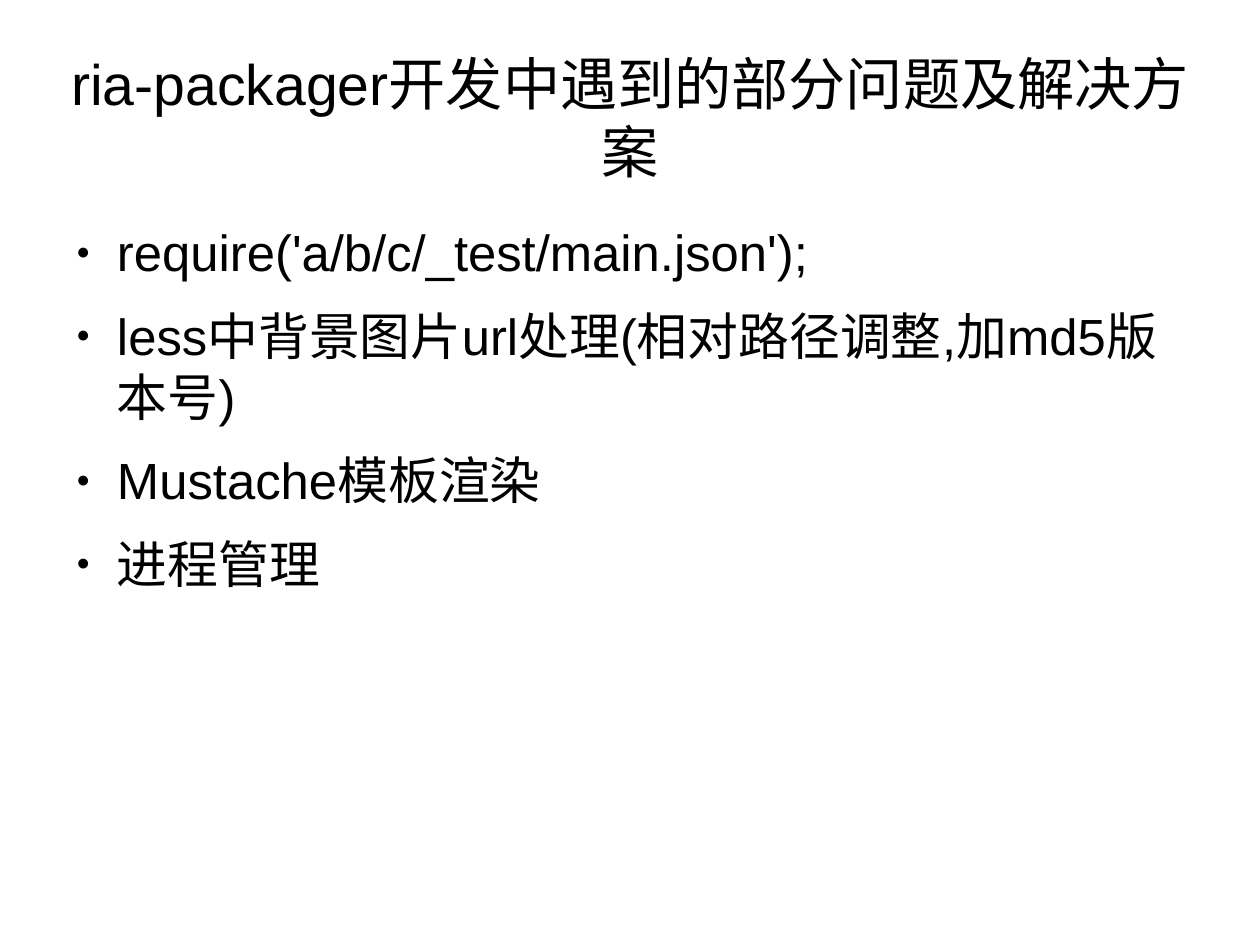
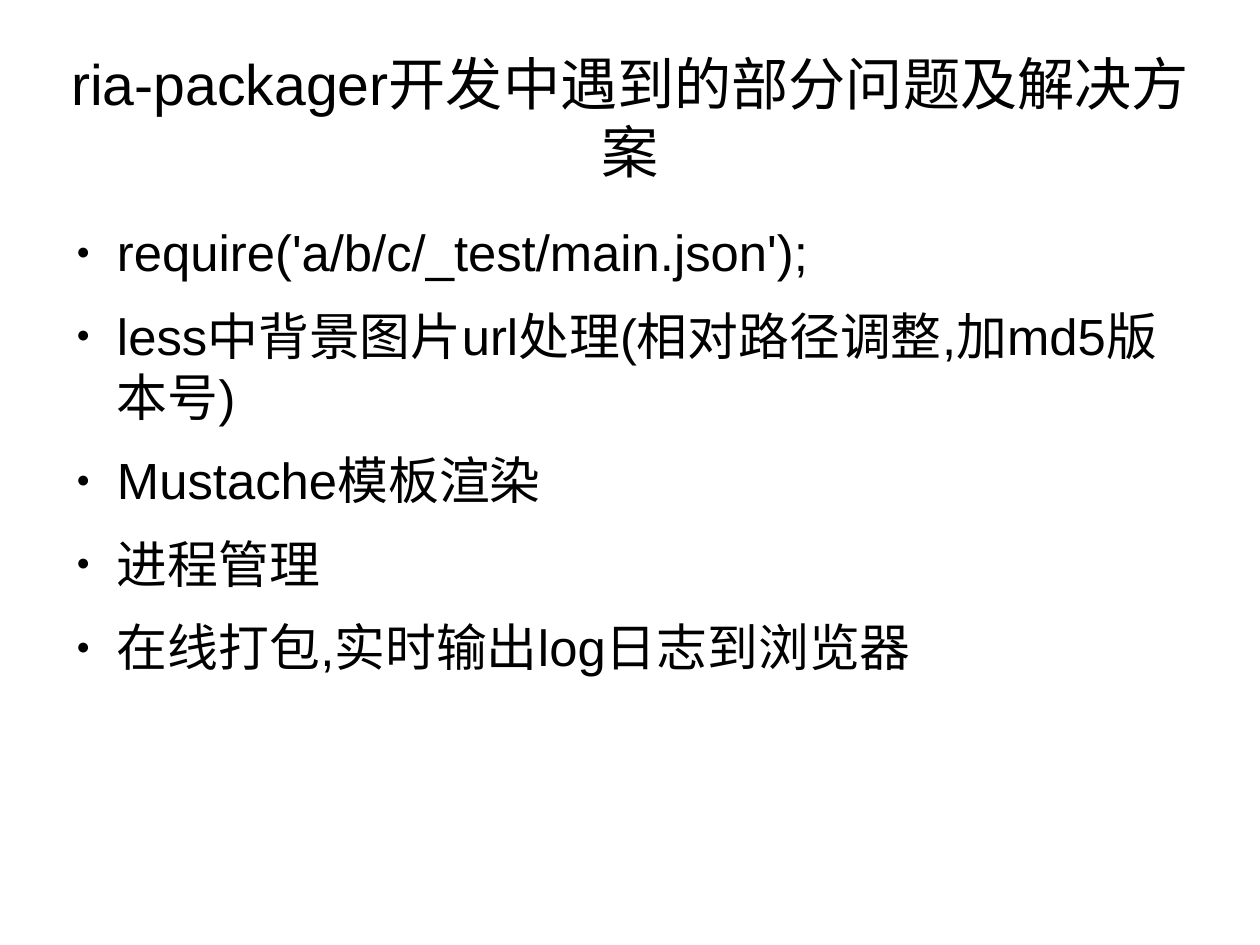
Before and after one commit to dongyuwei/frontend-utils, a slide deck: slide 28 of nodejs-web-dev-demo/nodejs-web-dev.odp (slide 27 before the commit). Drawn at 1260x945 pixels with LibreOffice and Linux fonts; fonts in the diff are those of the drawing. Boxes give left, top, right and bottom in pixels: in the first picture for what was removed or moved away, otherwise in the second. Text is boxed around its words. In the diff, an @@ line names an element or a change of style, - is before the commit and + after.

```diff
--- a/nodejs-web-dev-demo/nodejs-web-dev.odp
+++ b/nodejs-web-dev-demo/nodejs-web-dev.odp
@@ text at [117, 623, 911, 677]: paragraph added @@
+● 在线打包,实时输出log日志到浏览器
```
Also in this commit, not shown: 1 other slide changed, 2 slides added, 1 other file.
